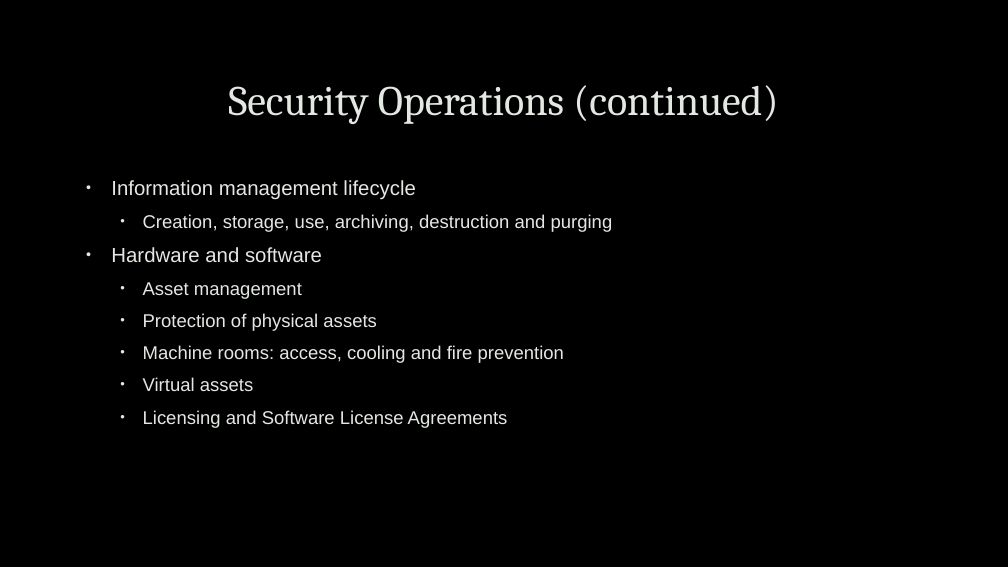
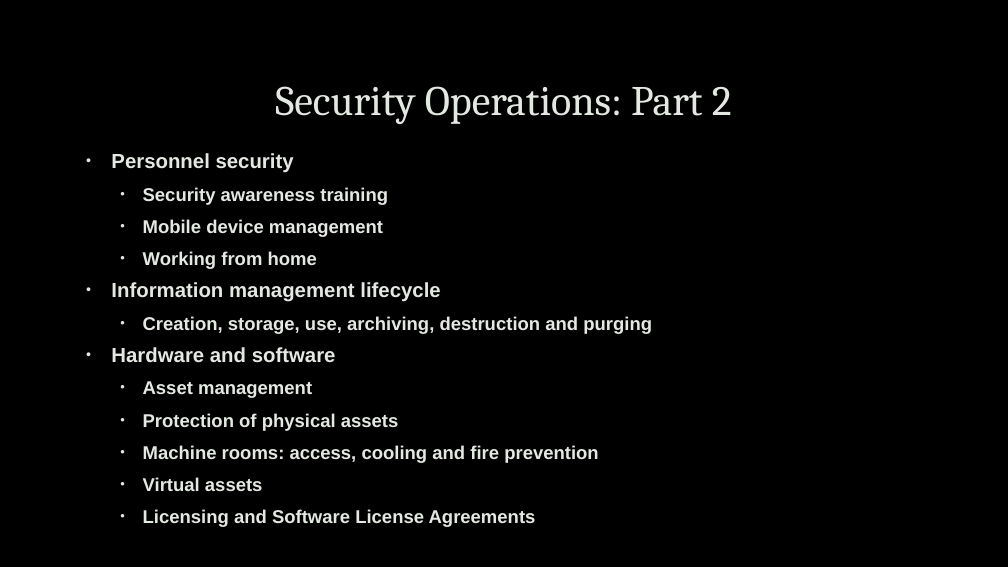
Before and after one commit to uwacsp/cits1003, a slide deck: slide 28 of Lectures/CITS1003-7 Security Management.pptx (slide 30 before the commit). Drawn at 1008x567 pixels with LibreOffice and Linux fonts; fonts in the diff are those of the drawing; background and template pictures are left out. Boxes give left, top, right and bottom in pixels: in the first picture for what was removed or moved away, otherwise in the second. Text is boxed around its words. In the diff, an @@ line names an element or a change of style, - is before the commit and + after.

```diff
--- a/Lectures/CITS1003-7 Security Management.pptx
+++ b/Lectures/CITS1003-7 Security Management.pptx
@@ title at <box>275,86,732,124</box>: text changed @@
-Security Operations (continued)
+Security Operations: Part 2
@@ text "Personnel security": place and size @@
-text "Personnel security" at <box>111,180,613,428</box>
+text "Personnel security" at <box>111,153,652,527</box>
@@ text at <box>111,153,388,269</box>: paragraphs added @@
+• Personnel security
+  • Security awareness training
+  • Mobile device management
+  • Working from home
@@ text at <box>111,282,652,527</box>: bold on in "Information management lifecycle", "Creation, storage, use, archiving, destruction and purging", "Hardware and software", "Asset management" and 4 more places; line spacing 1 to 0.9 @@
```
Also in this commit, not shown: 9 other slides changed, 2 slides removed.
